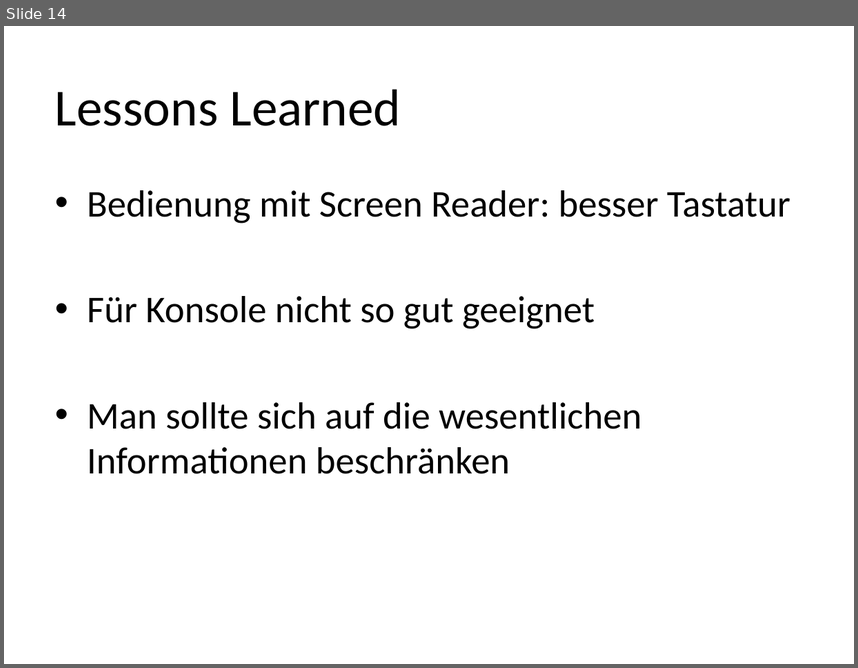
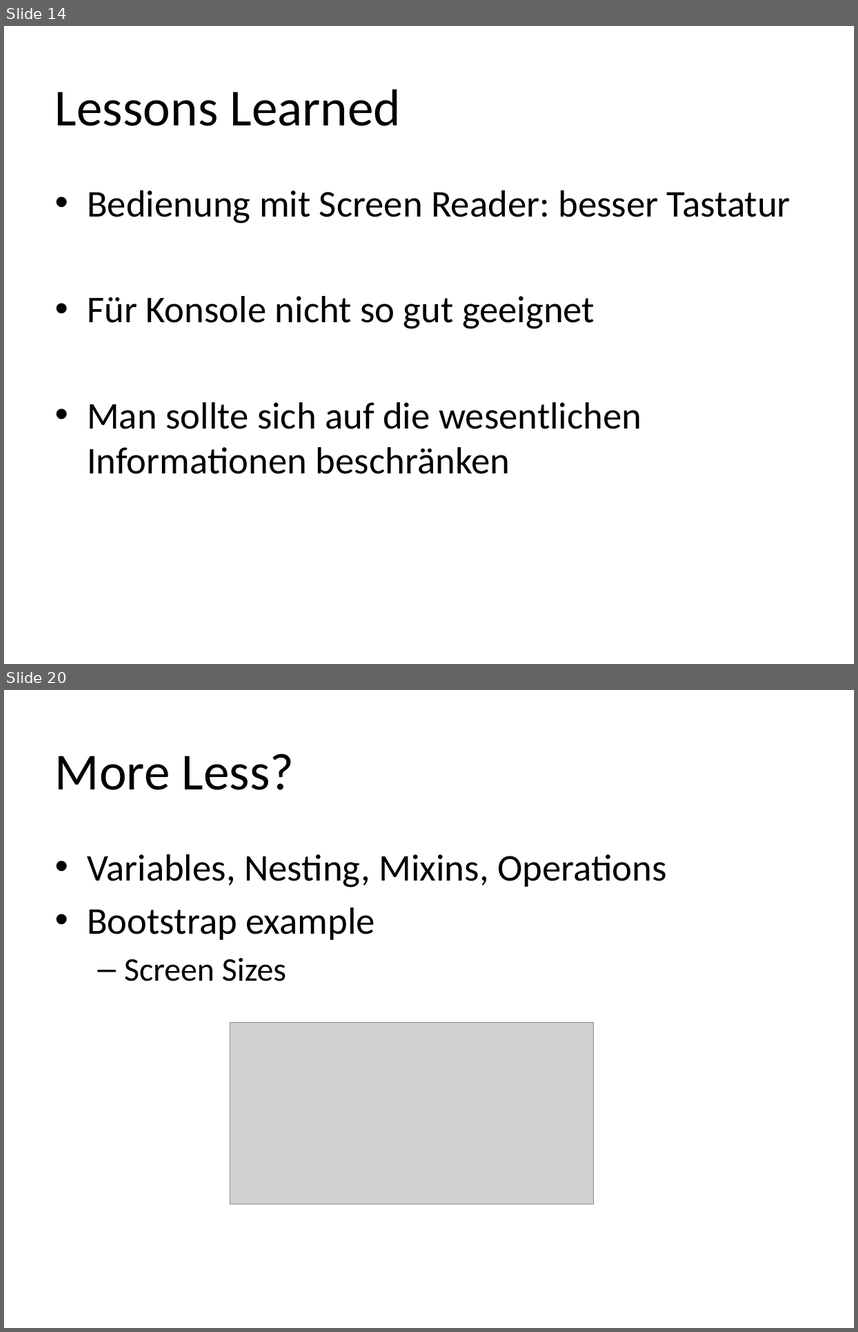
Before and after one commit to Capoot/hci, a slide deck: screenreader.pptx. Shown one above the other, each under a label of ours: slide 14 before the commit, slides 14 and 20 after it; the slides between them are not shown. The pictures are 858x668 and 858x1332 pixels, drawn with LibreOffice and Linux fonts; fonts in the diff are those of the drawing; grey boxes stand for pictures. Boxes give left, top, right and bottom in pixels: in the first picture for what was removed or moved away, otherwise in the second. Text is boxed around its words. In the diff, an @@ line names an element or a change of style, - is before the commit and + after.

Commit message:
added bootstrap

```diff
--- a/screenreader.pptx
+++ b/screenreader.pptx
@@ slide 20 added at bbox=[4, 690, 854, 1328], background #FFFFFF @@
@@ title added at bbox=[55, 753, 294, 790], 44 pt, text #000000 @@
+More Less?
@@ text added at bbox=[87, 854, 666, 981], 32 pt, text #000000 @@
+• Variables, Nesting, Mixins, Operations
+• Bootstrap example
+  – Screen Sizes
@@ picture added at bbox=[230, 1023, 594, 1204] @@
```
Also in this commit, not shown: 11 other slides added.
